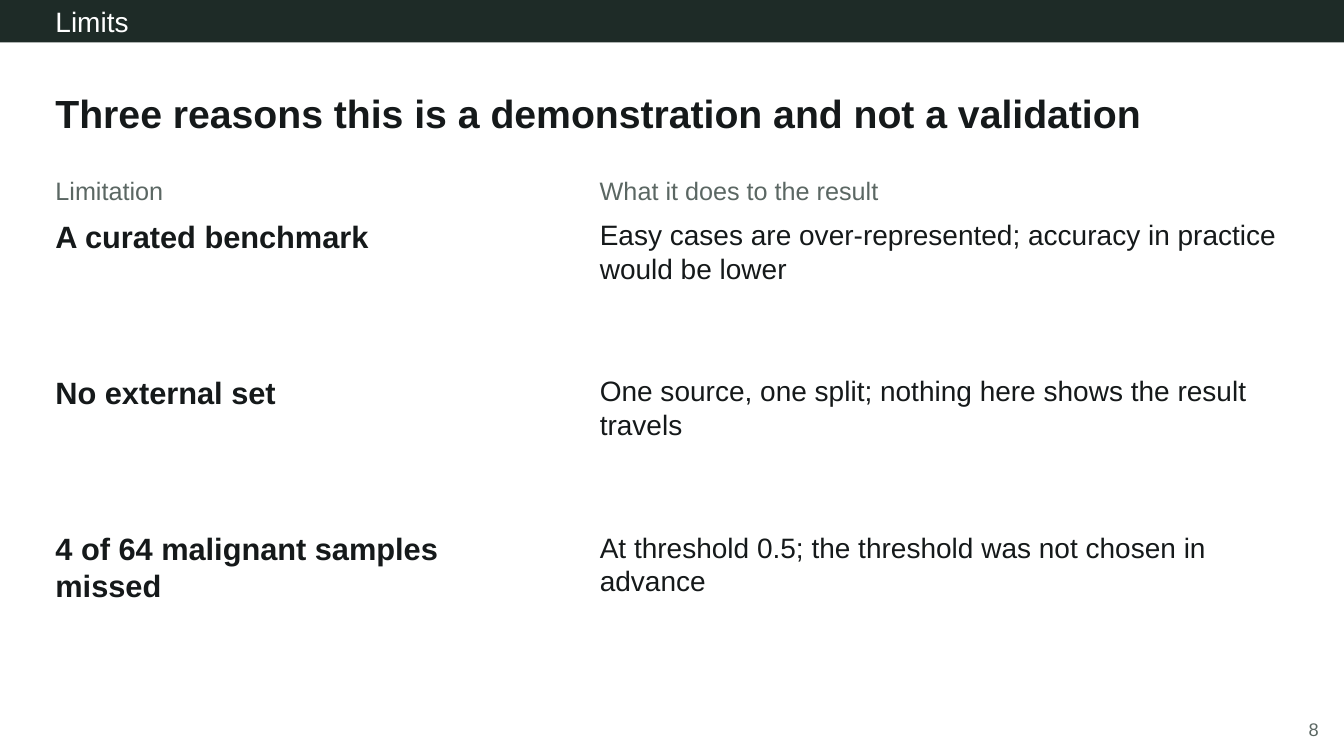
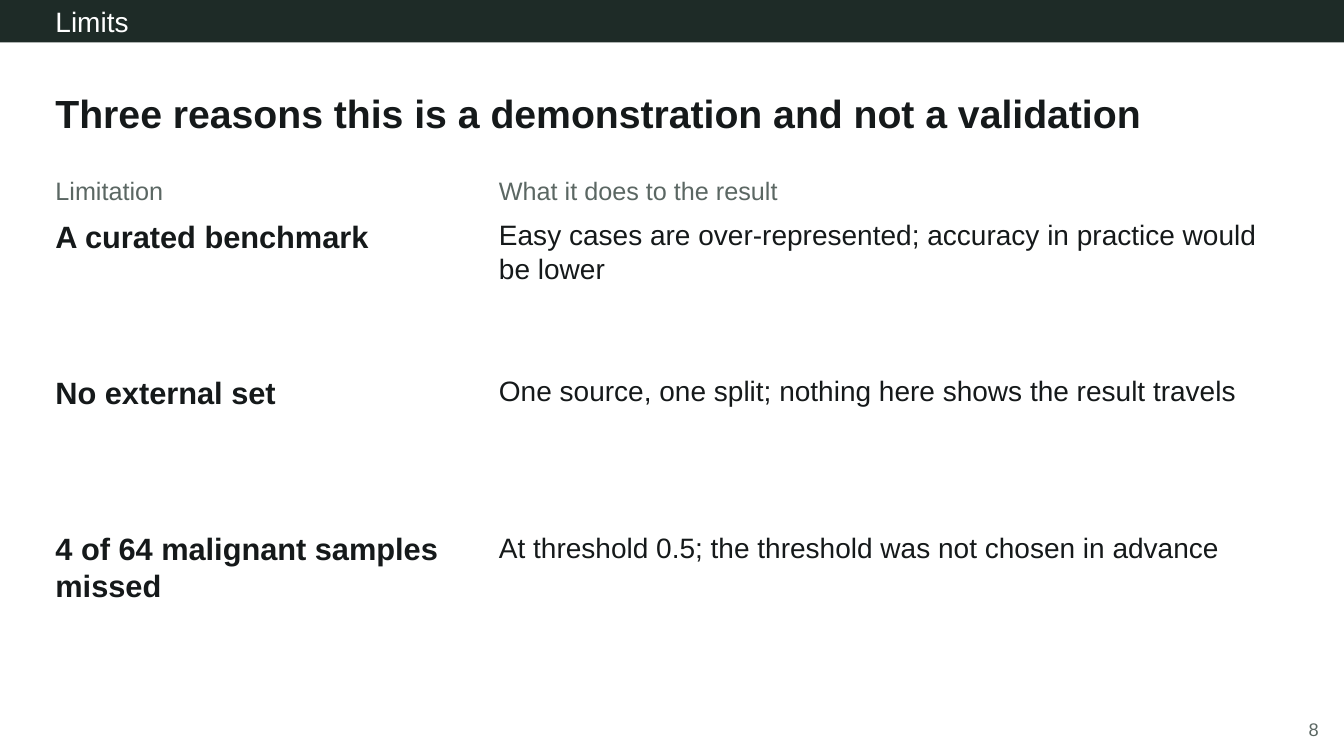
Before and after one commit to Aperivue/medsci-skills, a slide deck: slide 8 of demo/01_wisconsin_bc/presentation/demo1_wisconsin_bc.pptx. Drawn at 1344x756 pixels with LibreOffice and Linux fonts; fonts in the diff are those of the drawing. Boxes give left, top, right and bottom in pixels: in the first picture for what was removed or moved away, otherwise in the second. Text is boxed around its words. In the diff, an @@ line names an element or a change of style, - is before the commit and + after.

```diff
--- a/demo/01_wisconsin_bc/presentation/demo1_wisconsin_bc.pptx
+++ b/demo/01_wisconsin_bc/presentation/demo1_wisconsin_bc.pptx
@@ text "What it does to the ...": place and size @@
-text "What it does to the ..." at (600,181,879,200)
+text "What it does to the ..." at (499,181,778,200)
@@ text "Easy cases are over-represented; accuracy ..." rewrapped from (600,224,1276,280) to (499,224,1256,280) @@
@@ text "One source, one split; nothing ..." rewrapped from (600,380,1247,436) to (499,380,1236,407) @@
@@ text "At threshold 0.5; the threshold ..." rewrapped from (600,537,1206,592) to (499,537,1219,562) @@
```
Also in this commit, not shown: 2 other slides changed, 8 other files.
